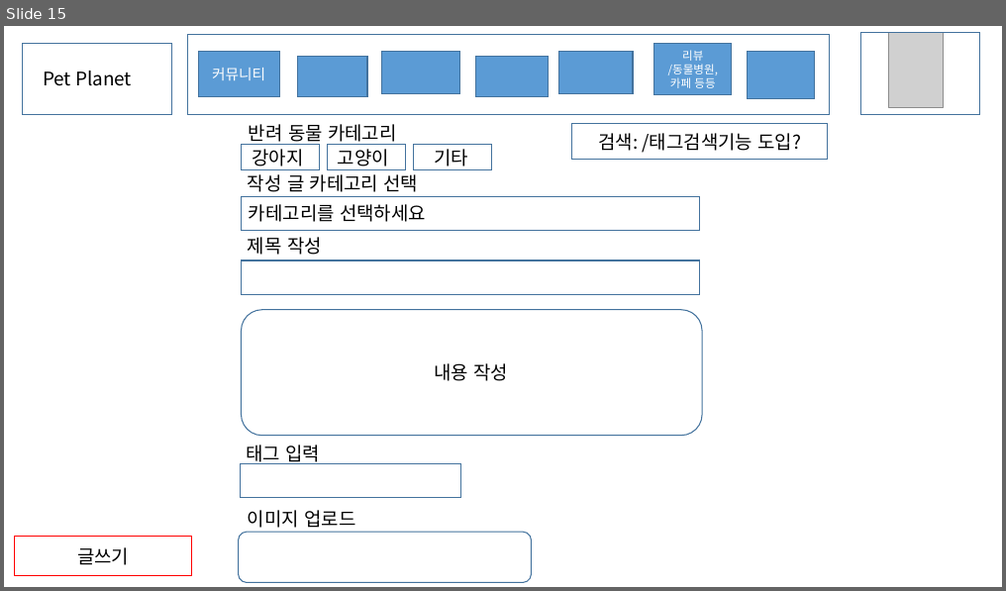
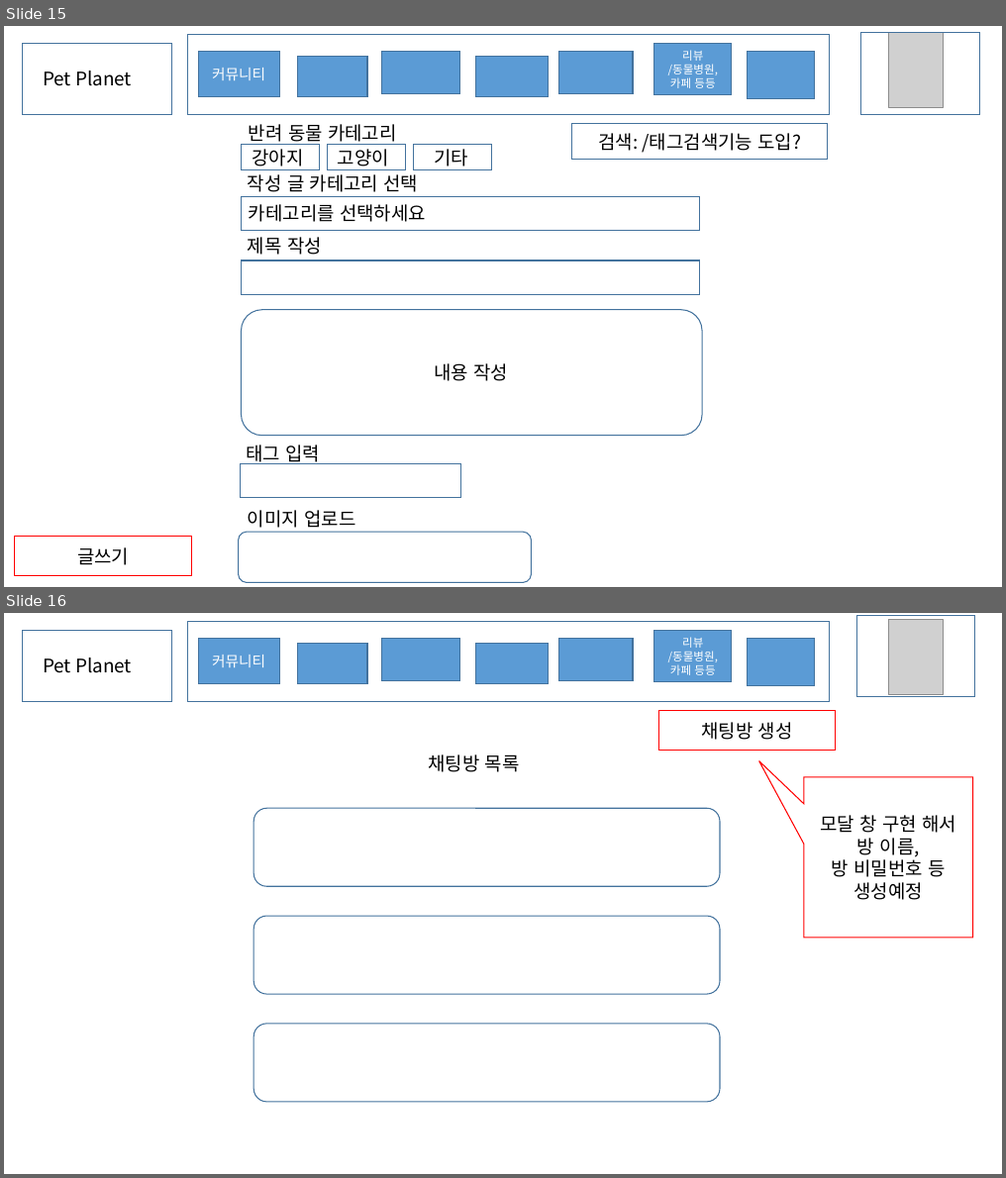
Before and after one commit to second-project-team/project_team4, a slide deck: 4조 팀공유파일.pptx. Shown one above the other, each under a label of ours: slide 15 before the commit, slides 15 and 16 after it. The pictures are 1006x591 and 1006x1178 pixels, drawn with LibreOffice and Linux fonts; fonts in the diff are those of the drawing; grey boxes stand for pictures. Boxes give left, top, right and bottom in pixels: in the first picture for what was removed or moved away, otherwise in the second. Text is boxed around its words. In the diff, an @@ line names an element or a change of style, - is before the commit and + after.

```diff
--- a/4조 팀공유파일.pptx
+++ b/4조 팀공유파일.pptx
@@ slide 16 added at bbox=[4, 613, 1002, 1174], background #FFFFFF @@
@@ rectangle added at bbox=[23, 630, 171, 701], outline #43739E 1 pt, 18 pt, text #000000 @@
+Pet Planet
@@ rectangle added at bbox=[187, 622, 829, 701], outline #43739E 1 pt @@
@@ rectangle added at bbox=[198, 639, 279, 683], fill #5B9BD5, outline #43739E 1 pt, 14 pt, text #FFFFFF @@
+커뮤니티
@@ rectangle added at bbox=[382, 639, 460, 681], fill #5B9BD5, outline #43739E 1 pt @@
@@ rectangle added at bbox=[558, 639, 633, 681], fill #5B9BD5, outline #43739E 1 pt @@
@@ rectangle added at bbox=[654, 631, 733, 682], fill #5B9BD5, outline #43739E 1 pt, 11 pt, text #FFFFFF @@
+리뷰
+/동물병원, 카페 등등
@@ rectangle added at bbox=[747, 639, 815, 686], fill #5B9BD5, outline #43739E 1 pt @@
@@ rectangle added at bbox=[856, 615, 975, 697], outline #43739E 1 pt @@
@@ picture added at bbox=[889, 620, 944, 694] @@
@@ rectangle added at bbox=[297, 644, 367, 683], fill #5B9BD5, outline #43739E 1 pt @@
@@ rectangle added at bbox=[475, 644, 548, 683], fill #5B9BD5, outline #43739E 1 pt @@
@@ rectangle added at bbox=[659, 710, 836, 751], outline #FF0000 1 pt, 18 pt, text #000000 @@
+채팅방 생성
@@ text added at bbox=[428, 755, 520, 772], 18 pt, text #000000 @@
+채팅방 목록
@@ speech box added at bbox=[804, 777, 973, 937], outline #FF0000 1 pt, 18 pt, text #000000 @@
+모달 창 구현 해서
+방 이름,
+방 비밀번호 등
+생성예정
@@ rounded rectangle added at bbox=[254, 808, 721, 887], fill #FFFFFF, outline #43739E 1 pt @@
@@ rounded rectangle added at bbox=[254, 916, 721, 995], fill #FFFFFF, outline #43739E 1 pt @@
@@ rounded rectangle added at bbox=[254, 1024, 721, 1103], fill #FFFFFF, outline #43739E 1 pt @@
```
Also in this commit, not shown: 1 other slide added, 2 slides removed.
